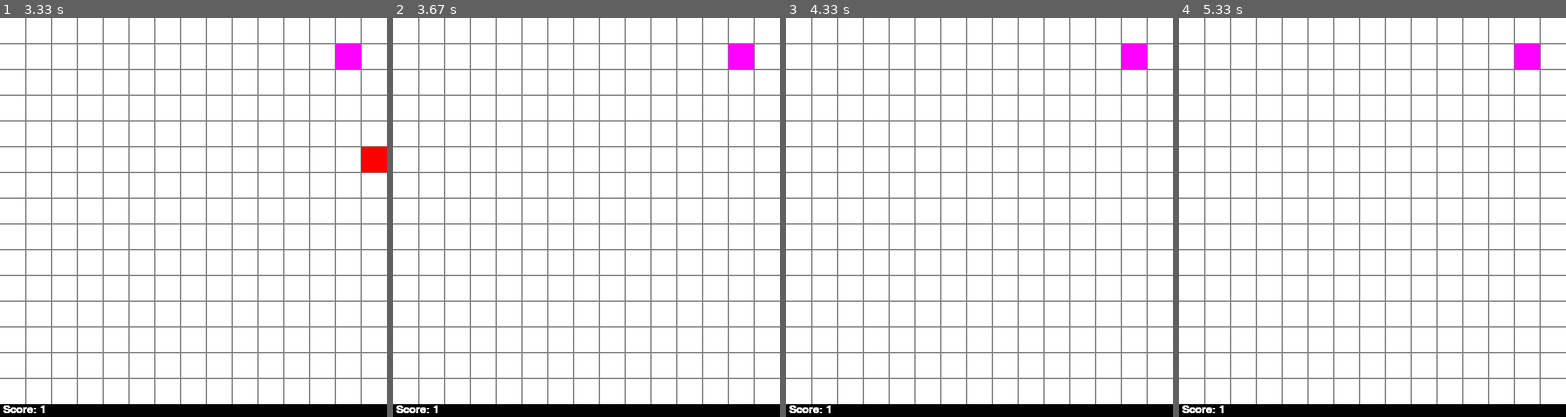
Above: before the commit, frames 1-4 (left to right).
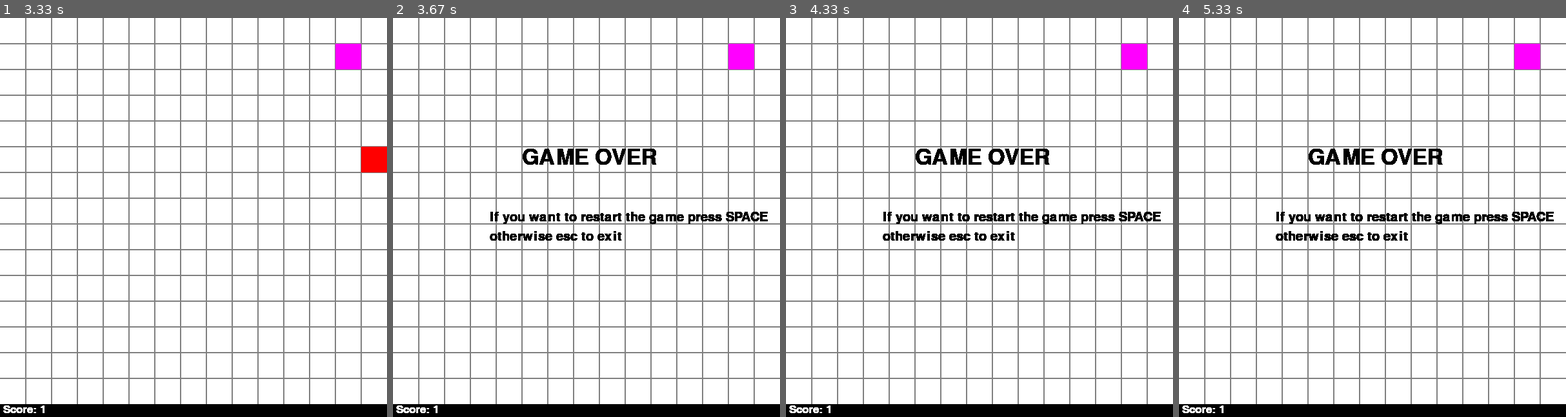
Above: after the commit, the same moments.

Repository: BordovskyiPavlo/Sneak-Pygame
Game: pygame game, started from Sneak.py
Two runs of this game, one before a commit and one after it. Both use one fixed random seed, a clock stepped at 60 frames per second and the inputs below.
Inputs:
- Up to frame 1 (3.33 s): tap Enter at 0.33 s; hold W 1.17-1.8 s; hold D 1.83-2.63 s; hold A from 2.67 s (still down)
- Up to frame 2 (3.67 s): release A at 3.55 s
- Up to frame 3 (4.33 s): no input
- Up to frame 4 (5.33 s): no input

Frame 1 is identical in both runs. In frame 2, 2.1% of the frame differs, in the area x 25-97%, y 32-56%; in frame 3, 2.1%; in frame 4, 2.1%, in the area x 0-97%, y 32-100%.

Commit message:
Add files via upload

Diff:
--- a/Sneak.py
+++ b/Sneak.py
@@ -1,5 +1,7 @@
 import pygame , random
 from pygame.locals import *
+def __main__():
+    return
 pygame.init()
 col ,row ,size = 15 , 15 ,40
 time = 3
@@ -8,14 +10,14 @@
 gamescreen = pygame.display.set_mode((col*size,row*size+25))
 background = pygame.Surface((col*size,row*size))
 background.fill((255,255,255))
-
+GameOver = False
 pygame.display.set_caption("Hello Sneak")
 clock = pygame.time.Clock()
 online = True
 gameover = False
 White = (255,255,255)
 Black = (0,0,0)
-onlineupdate = True
+
 #direction
 LEFT,RIGHT,UP,DOWN = 1,2,3,4
 direction = RIGHT
@@ -25,6 +27,8 @@
 body = [(col//2, row//2)]
 step = (1,0)
 length = 1
+
+A = (body[0][0],-1)
 
 #Score
 font = pygame.font.SysFont(None, 25)
@@ -47,10 +51,6 @@
 def spawn_food(body):
     global food
     food = random_position(body)
-def game_over(body):
-    for i in range(1,length):
-        if body[0] == body[i]:
-            pygame.quit()
 
 def control_length(body):
     while len(body) > length:
@@ -60,10 +60,13 @@
         for i, pos in enumerate(body):
             color = (255, 0, 0) if i == 0 else (0, 192, 0) if (i % 2) == 0 else (255, 128, 0)
             pygame.draw.rect(gamescreen, color, (pos[0] * size, pos[1] * size, size, size))
-        game_over(body)
         pygame.display.flip()
 while online:
     clock.tick(time)
+    for i in range(1, length):
+        if body[0] == body[i]:
+            GameOver = True
+            online = False
     for event in pygame.event.get():
         if event.type == pygame.QUIT:
             online = False
@@ -98,6 +101,18 @@
     body[0] = (body[0][0] + step[0]), (body[0][1] + step[1])
     pygame.display.update()
     font = pygame.font.SysFont(None, 25)
+    if body[0] == (-1,body[0][1]):
+        online = False
+        GameOver = True
+    if body[0] == (body[0][0],-1):
+        online = False
+        GameOver = True
+    if body[0] == (15,body[0][1]):
+        online = False
+        GameOver = True
+    if body[0] == (body[0][0],15):
+        online = False
+        GameOver= True
     if body[0] == food:
         text = font.render("Score: " + str(length), True, Black)
         gamescreen.blit(text, (5, 600))
@@ -111,3 +126,24 @@
     gamescreen.blit(text, (5, 600))
     pygame.display.update()
     control_length(body)
+while GameOver:
+    background.fill((0, 0, 0))
+    for event in pygame.event.get():
+        if event.type == pygame.QUIT:
+            GameOver = False
+        if event.type == pygame.KEYDOWN:
+            if event.key == pygame.K_ESCAPE:
+                pygame.quit()
+            if event.key == pygame.K_SPACE:
+                GameOver = False
+                online = True
+                main()
+    font = pygame.font.SysFont(None, 50)
+    text1 = font.render("GAME OVER", True, Black)
+    font = pygame.font.SysFont(None, 30)
+    text2 = font.render("If you want to restart the game press SPACE", True, Black)
+    text3 = font.render("otherwise esc to exit", True, Black)
+    gamescreen.blit(text1, ((col*size)/2-100, (row*size)/2-100))
+    gamescreen.blit(text2, ((col*size)/2-150, (row*size)/2))
+    gamescreen.blit(text3, ((col * size)/2-150, (row * size)/2+30))
+    pygame.display.update()
